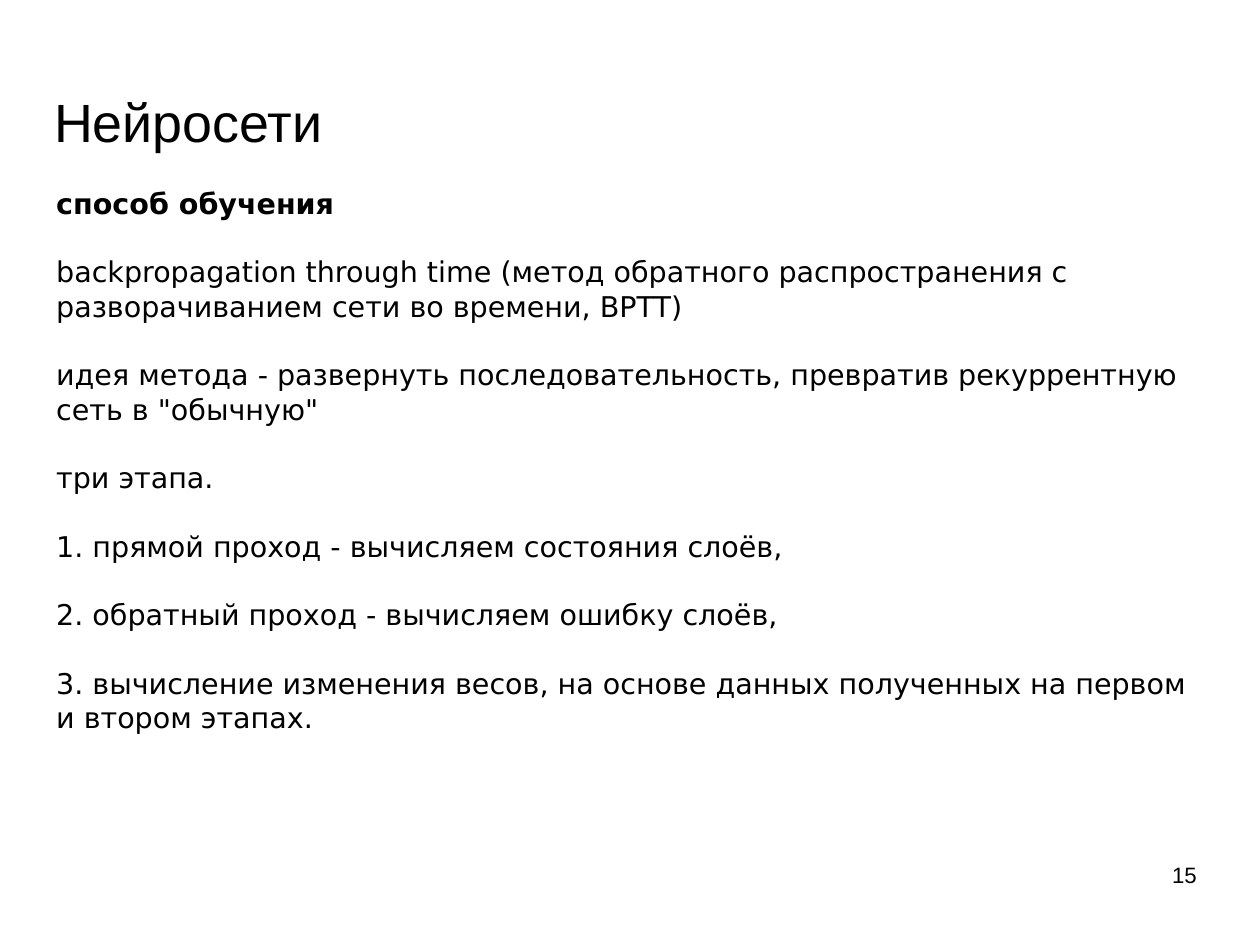
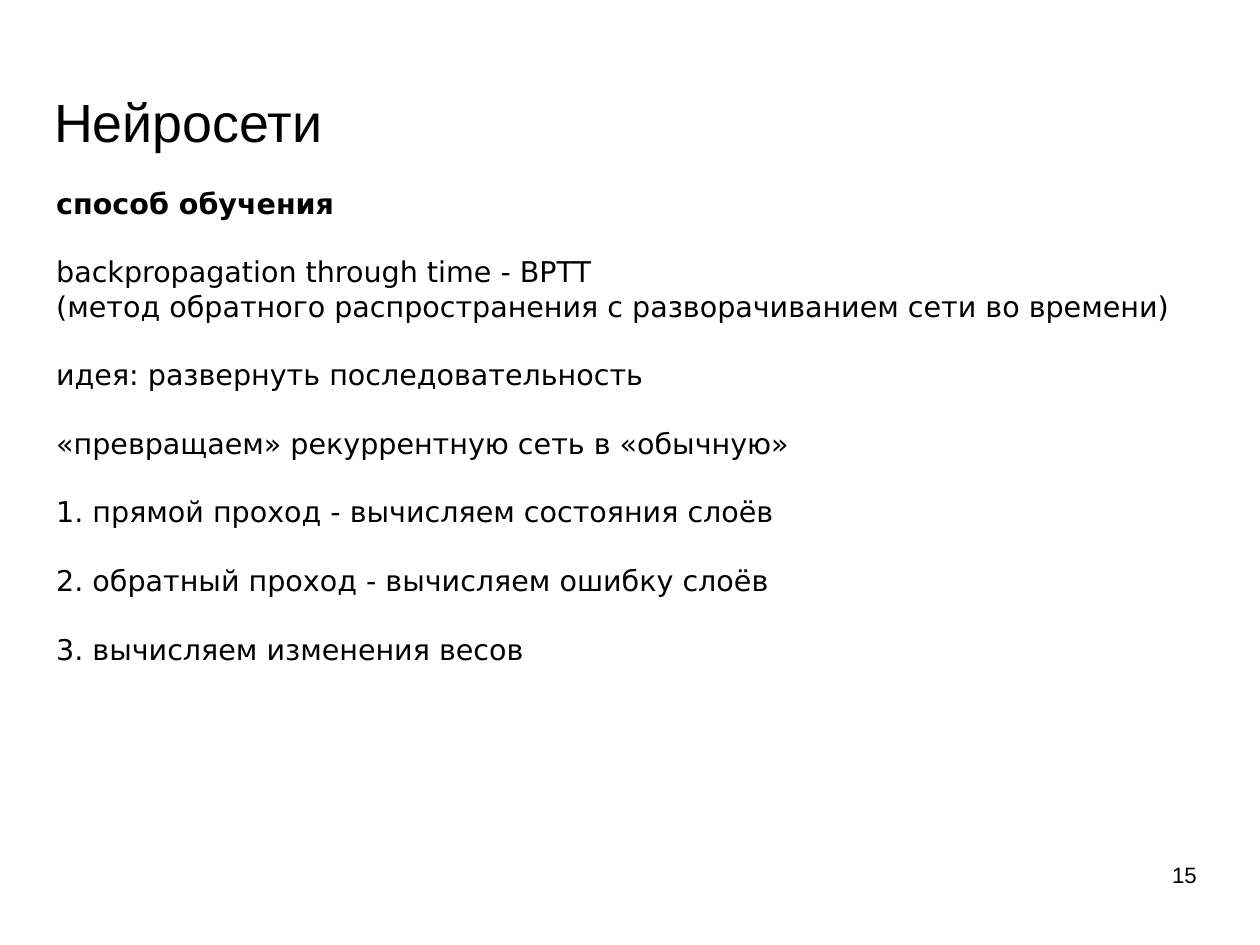
Before and after one commit to mechanoid5/ml_lectorium_legacy, a slide deck: slide 15 of 18-recurrent-ann.odp. Drawn at 1260x945 pixels with LibreOffice and Linux fonts; fonts in the diff are those of the drawing; background and template pictures are left out. Boxes give left, top, right and bottom in pixels: in the first picture for what was removed or moved away, otherwise in the second. Text is boxed around its words. In the diff, an @@ line names an element or a change of style, - is before the commit and + after.

```diff
--- a/18-recurrent-ann.odp
+++ b/18-recurrent-ann.odp
@@ text at [56, 260, 1169, 661]: text changed @@
-backpropagation through time (метод обратного распространения с разворачиванием сети во времени, BPTT)
-идея метода - развернуть последовательность, превратив рекуррентную сеть в "обычную"
-три этапа.
-1. прямой проход - вычисляем состояния слоёв,
-2. обратный проход - вычисляем ошибку слоёв,
-3. вычисление изменения весов, на основе данных полученных на первом и втором этапах.
+backpropagation through time - BPTT
+(метод обратного распространения с разворачиванием сети во времени)
+идея: развернуть последовательность
+«превращаем» рекуррентную сеть в «обычную»
+1. прямой проход - вычисляем состояния слоёв
+2. обратный проход - вычисляем ошибку слоёв
+3. вычисляем изменения весов
```
Also in this commit, not shown: 3 slides added, 3 other files.
